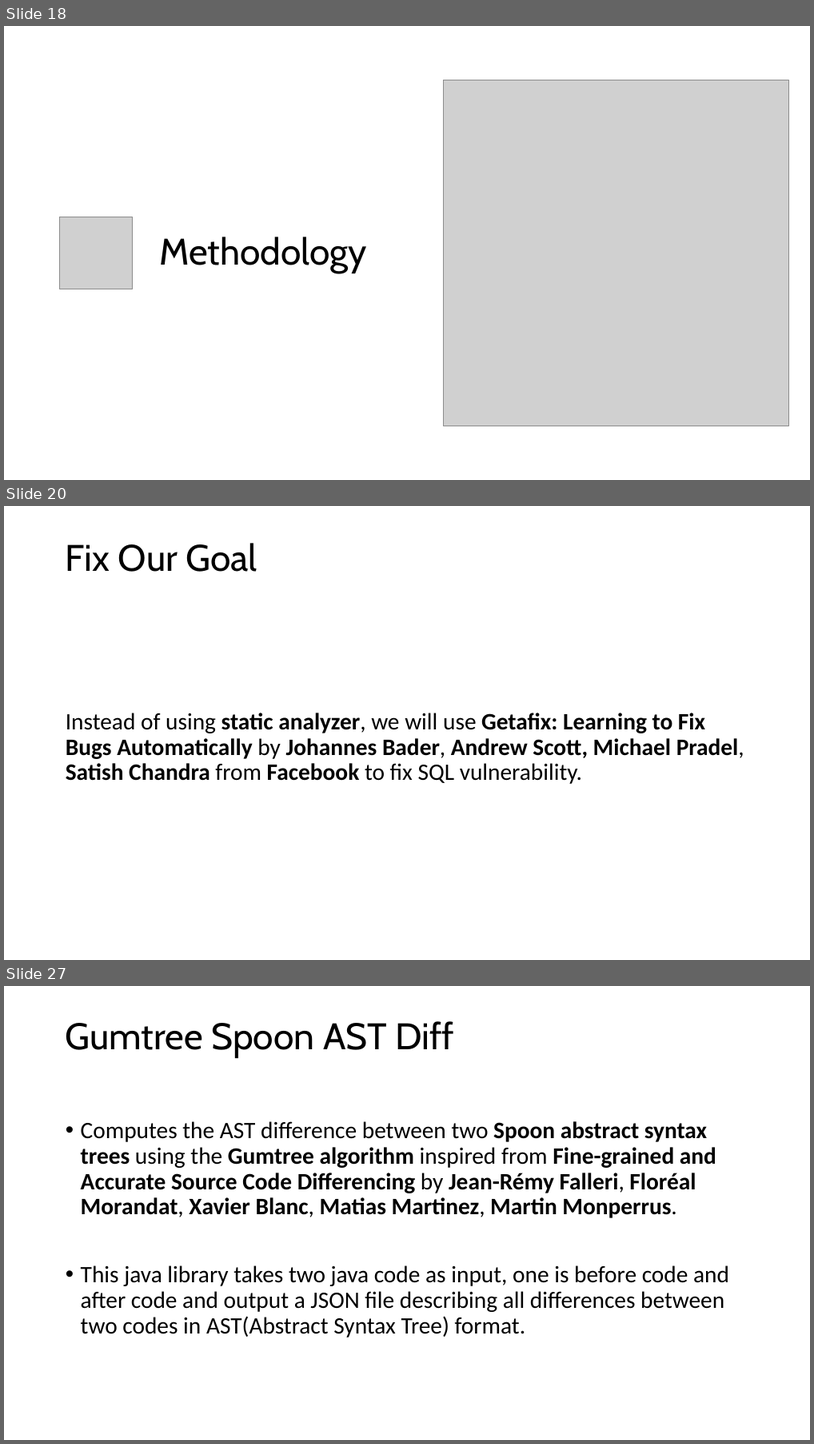
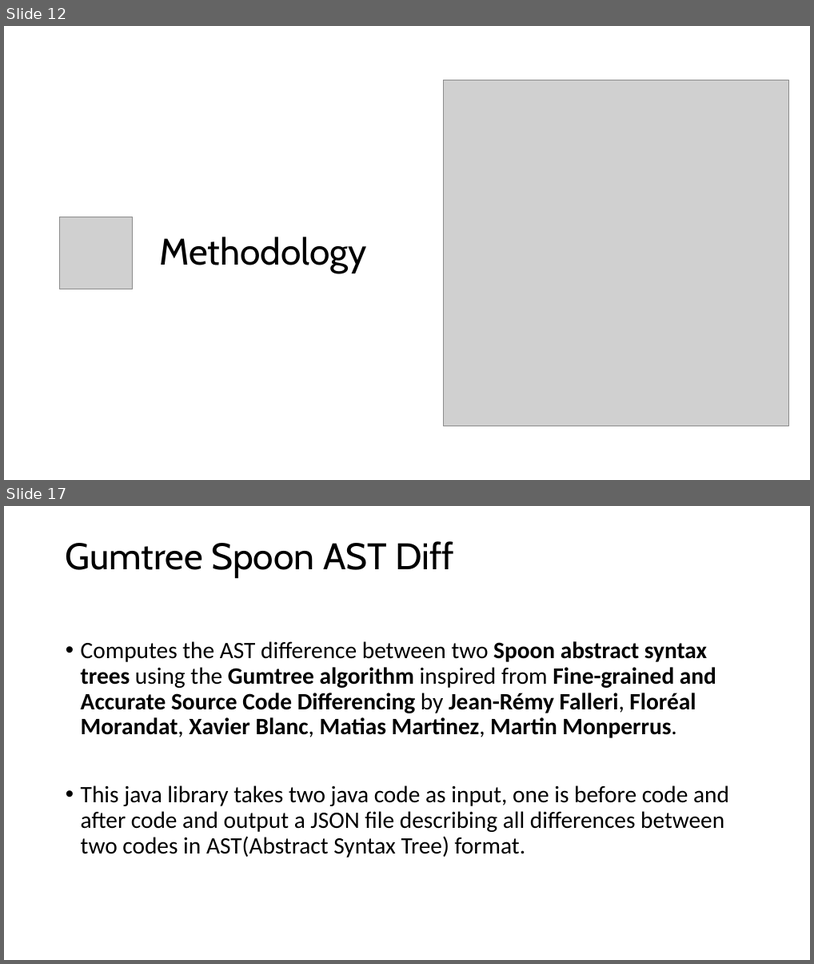
Before and after one commit to lsiddiqsunny/Undergraduate-Thesis, a slide deck: Presentation/1505065_1505069.pptx. Shown one above the other, each under a label of ours: slides 18, 20 and 27 before the commit, slides 12 and 17 after it; the slides between them are not shown. The pictures are 814x1444 and 814x964 pixels, drawn with LibreOffice and Linux fonts; fonts in the diff are those of the drawing; grey boxes stand for pictures. Boxes give left, top, right and bottom in pixels: in the first picture for what was removed or moved away, otherwise in the second. Text is boxed around its words. In the diff, an @@ line names an element or a change of style, - is before the commit and + after.

```diff
--- a/Presentation/1505065_1505069.pptx
+++ b/Presentation/1505065_1505069.pptx
@@ slide 20 removed at (4, 506, 810, 960), background #FFFFFF @@
@@ title removed at (66, 543, 257, 572) @@
-Fix Our Goal
@@ text removed at (66, 712, 745, 784) @@
-Instead of using static analyzer, we will use Getafix: Learning to Fix Bugs Automatically by Johannes Bader, Andrew Scott, Michael Pradel, Satish Chandra from Facebook to fix SQL vulnerability.
@@ what was slide 18 is now slide 12 @@
@@ what was slide 27 is now slide 17 @@
```
Also in this commit, not shown: 4 slides changed, 1 slide added, 10 other slides removed, 16 other files.
